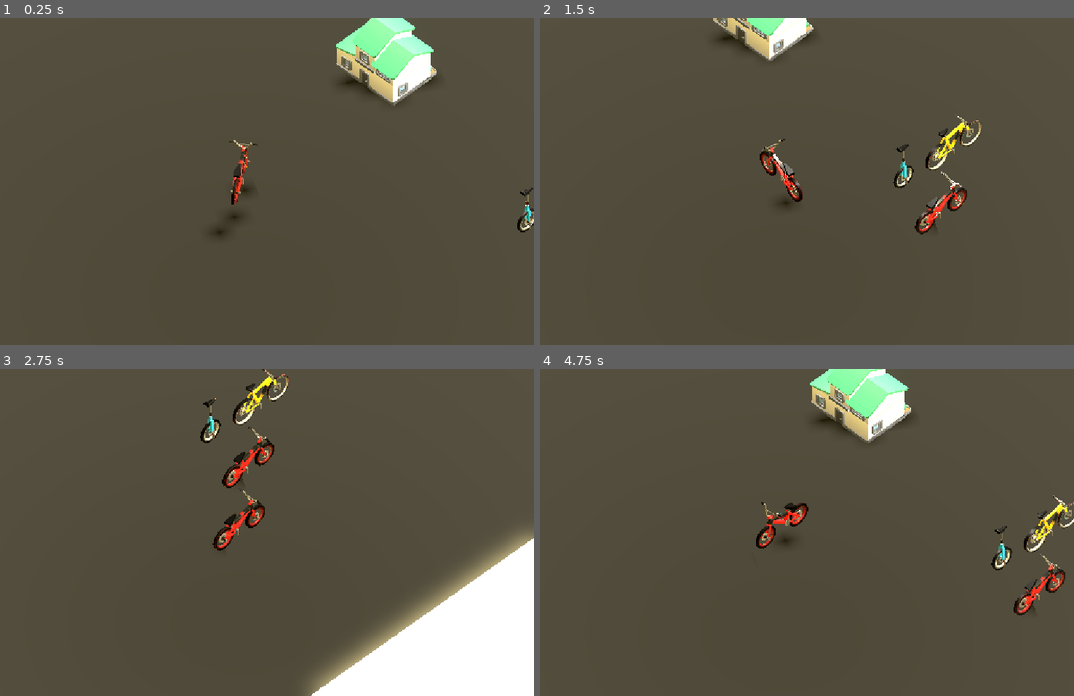
Above: before the commit, frames 1-4 (two rows, left to right).
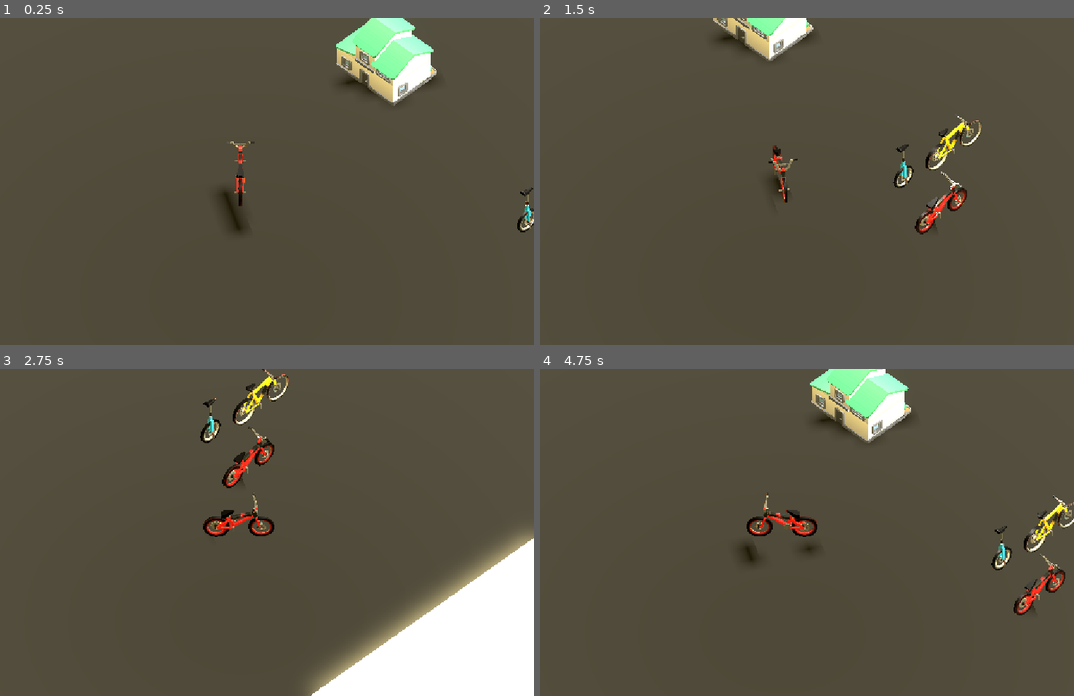
Above: after the commit, the same moments.

Repository: JustThomi/gmtk2026
Game: Godot game, scene res://src/scenes/world.tscn
Same seed, same stepped clock (60 frames per second), same inputs: the game is played once before the commit and once after it. The project has no main scene, so this scene is started directly.
Inputs:
- Up to frame 1 (0.25 s): no input
- Up to frame 2 (1.5 s): tap Enter (ui_accept) at 0.5, 0.77 s; hold D (right) 0.53-1.28 s; hold S (back) from 1.28 s (still down)
- Up to frame 3 (2.75 s): tap Enter (ui_accept) at 1.52 s; release S (back) at 2.03 s; hold D (right) from 2.03 s (still down)
- Up to frame 4 (4.75 s): release D (right) at 2.78 s; hold W (forward) 2.78-3.53 s; tap Enter (ui_accept) at 3.02, 3.77, 4.52 s; hold A (left) from 3.53 s (still down)

The runs differ from the first frame. In frame 1, 0.5% of the frame differs, in the area x 40-49%, y 37-67%; in frame 2, 0.6%; in frame 3, 0.9%; in frame 4, 1.0%, in the area x 37-52%, y 37-60%.

Commit message:
fix rotation

Diff:
--- a/src/player/player.gd
+++ b/src/player/player.gd
@@ -1,6 +1,7 @@
 extends CharacterBody3D
 
 @onready var model: Node3D = $Model
+@export var model_rotation_offset := deg_to_rad(-45.0)
 
 const SPEED = 10.0
 const JUMP_VELOCITY = 4.5
@@ -24,11 +25,12 @@
 	if direction:
 		velocity.x = direction.x * SPEED
 		velocity.z = direction.z * SPEED
+
+		var target_rotation := atan2(-direction.x, -direction.z)
+		target_rotation += model_rotation_offset
+		model.rotation.y = lerp_angle(model.rotation.y, target_rotation, delta * 10)
 	else:
 		velocity.x = move_toward(velocity.x, 0, SPEED)
 		velocity.z = move_toward(velocity.z, 0, SPEED)
 
-	var rotation_direction = Vector2(velocity.x, velocity.z).angle()
-	model.rotation.y = lerp_angle(model.rotation.y, rotation_direction, delta * 10)
-
 	move_and_slide()
--- a/src/player/player.tscn
+++ b/src/player/player.tscn
@@ -14,4 +14,3 @@
 shape = SubResource("BoxShape3D_3agn1")
 
 [node name="Model" parent="." unique_id=1136754064 instance=ExtResource("2_d6n0t")]
-transform = Transform3D(-1, 0, -8.742278e-08, 0, 1, 0, 8.742278e-08, 0, -1, 0, 0, 0)
